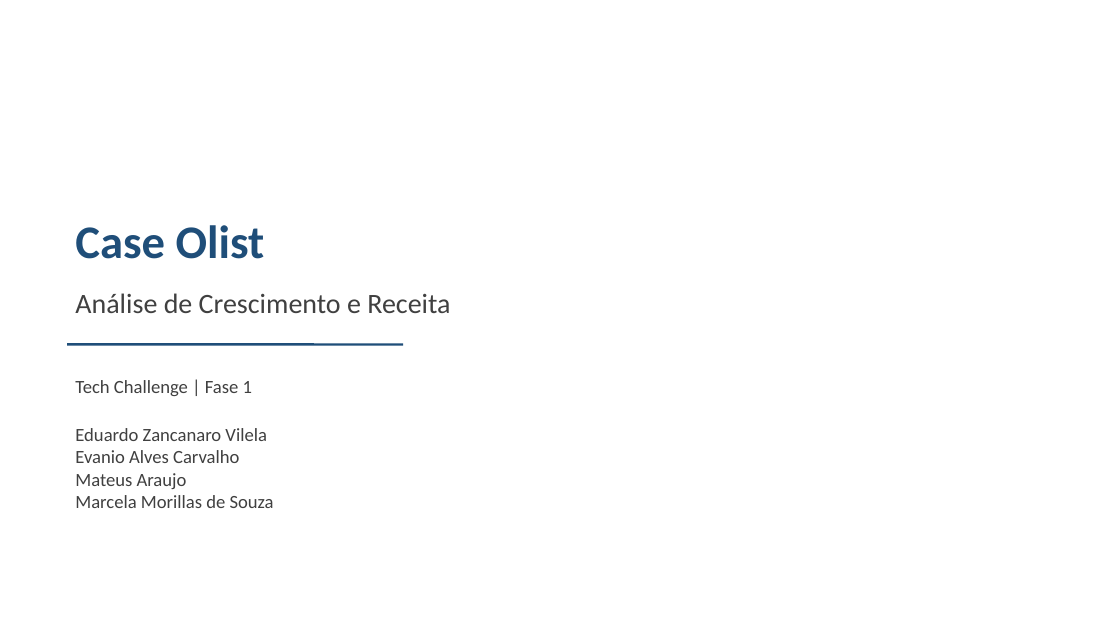
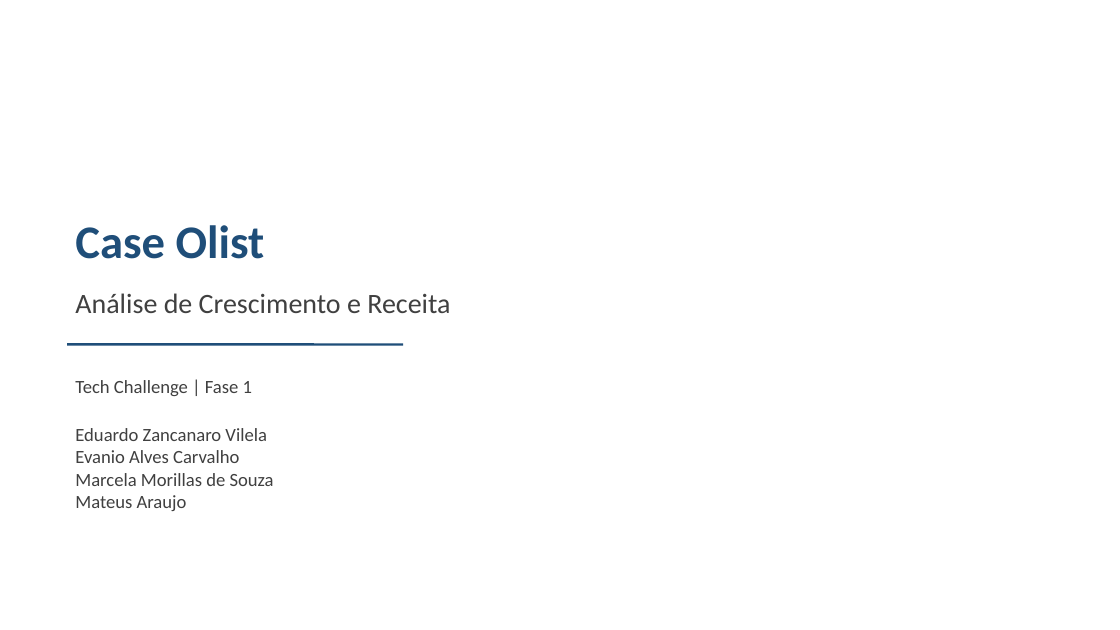
Before and after one commit to evanioac-web/tech-challenge-fase1-olist, a slide deck: slide 1 of reports/apresentacao_crescimento_receita.pptx. Drawn at 1120x630 pixels with LibreOffice and Linux fonts; fonts in the diff are those of the drawing. Boxes give left, top, right and bottom in pixels: in the first picture for what was removed or moved away, otherwise in the second. Text is boxed around its words. In the diff, an @@ line names an element or a change of style, - is before the commit and + after.

Commit message:
Ordena os integrantes alfabeticamente na apresentacao

```diff
--- a/reports/apresentacao_crescimento_receita.pptx
+++ b/reports/apresentacao_crescimento_receita.pptx
@@ text at [75, 473, 274, 486]: paragraph added @@
+Marcela Morillas de Souza
@@ text at [75, 495, 274, 508]: paragraph removed @@
-Marcela Morillas de Souza
```
